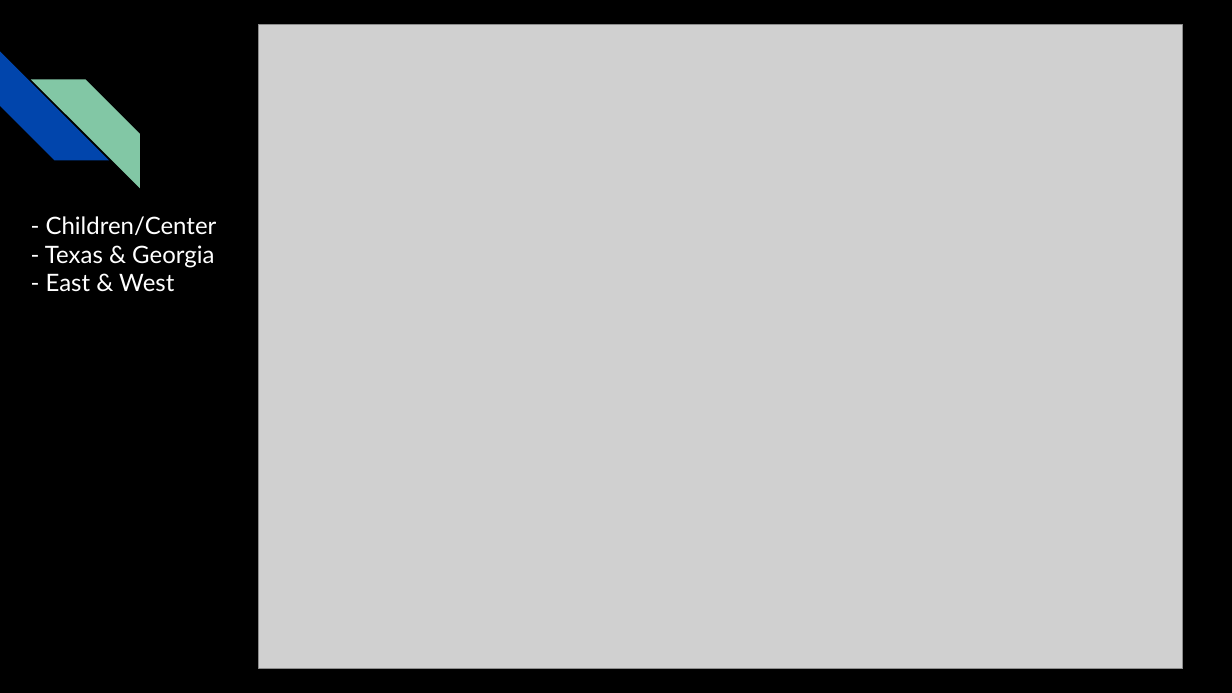
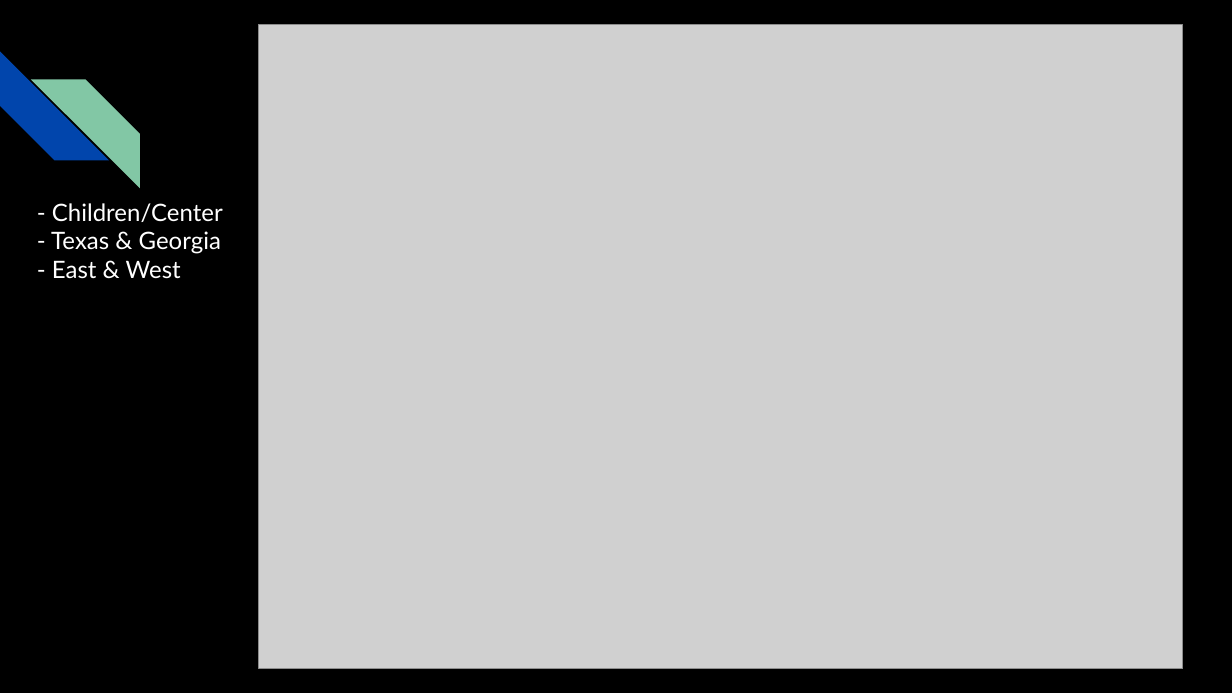
Before and after one commit to AGA-Datathon-2023/Dataminers, a slide deck: slide 10 of AGA Datathon 2023.pptx (slide 8 before the commit). Drawn at 1232x693 pixels with LibreOffice and Linux fonts; fonts in the diff are those of the drawing; grey boxes stand for pictures. Boxes give left, top, right and bottom in pixels: in the first picture for what was removed or moved away, otherwise in the second. Text is boxed around its words. In the diff, an @@ line names an element or a change of style, - is before the commit and + after.

```diff
--- a/AGA Datathon 2023.pptx
+++ b/AGA Datathon 2023.pptx
@@ text "- Children/Center": place and size @@
-text "- Children/Center" at [45, 216, 217, 291]
+text "- Children/Center" at [51, 203, 223, 279]
```
Also in this commit, not shown: 7 other slides changed, 5 slides added, 2 slides removed.
